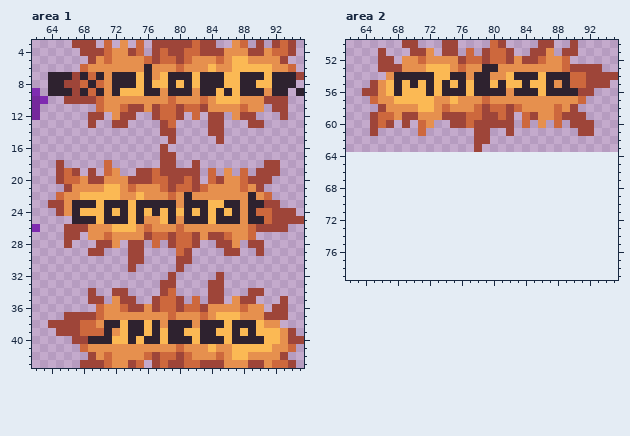
File history of a pixel-art file, assets/04_UserInterface/02_Controls/Icons.aseprite. The first picture shows the starting point.
96x64 pixels, 1 frame. Shown: area 1: x 62..95, y 3..43; area 2: x 62..95, y 50..79. The old version is drawn lined up with the new one, on the new canvas.
And afterwards:
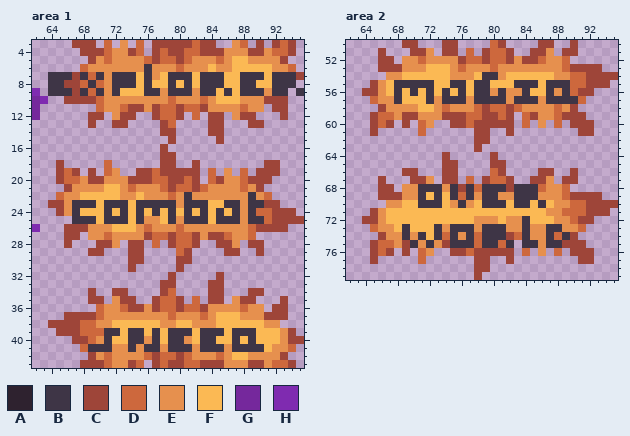
Palette (. is transparent): A #2e222f  B #3e3546  C #9e4539  D #cd683d  E #e6904e  F #fbb954  G #75289c  H #7f2bb0
The author wrote: Icons Switch with Modes
The edit:
canvas 96x64 -> 96x80
Changed rows in their new state; - is an unchanged pixel.
Area 1:
first column x 64:
 6 ------------B-------------------
 7 BBB-B-B-BBB-B--BBB-BBB--BBB-BBB-
 8 BB---B--BBB-B--B-B-BBB--BB--BBB-
 9 BBB-B-B-B---BB-BBB-BB-B-BBB-BB-B
first column x 67:
22 --------------B-------B-
23 BBB-BBB-BBBBB-BBB--BB-BB
24 B---B-B-B-B-B-B-B-B-B-B-
25 BBB-BBB-B---B-BBB-BBB-BB
first column x 69:
38 --EF-FF-F-EFF-EEF-FFF-
39 --BB-BB-B-BBB-BBB-BBB-
40 DEB--BBEB-BBE-BBF-BFBF
41 BBB--B-BB-BBB-BBB-BBBB
Area 2:
first column x 68:
53 -----------ED----------
54 EFFFF--EE-FBB--FFF-FEE-
55 BBBBB-FBB-BB-F-BBB-BBB-
56 B-B-B-BFB-BBEB-EBF-BEBD
57 B---B-BBB-BBBB-BBB-BBBB
first column x 64:
64 ----------C-----C---------------
65 ----------CC----CC--------------
66 -----CC---CC----DC----CC--C-----
67 --C---CCE-CC-D-CDDC--CCE-CC-----
68 --CC-EEBBBEBCBDBBBCBBBDEED------
69 --CCCEEBFBFBDBEBBEEBBBEEEDCCCC--
70 ---EEFFBBBFEBEFBBBFBBFBFEEDDCCCC
71 -CEFFFFFFFFFFFFFFFFFFFFEEDDDCCC-
72 CCEFFFFFFFFFFFEEEFEEBFFFEEDCC---
73 -DEEFBFFFBEBBBEBBBEEBEEBBEED----
74 --CEEBEBFBDBEBDBBBCDBEEBDBC-----
75 -CDDECBEBECBBBDBBDB-BBEBBCCC----
76 -CDC-C-DE--CCDCCCCC-D-E-D-CCC---
77 -C-----D------CC--C--------CC---
78 --------------CC----------------
79 --------------C-----------------
